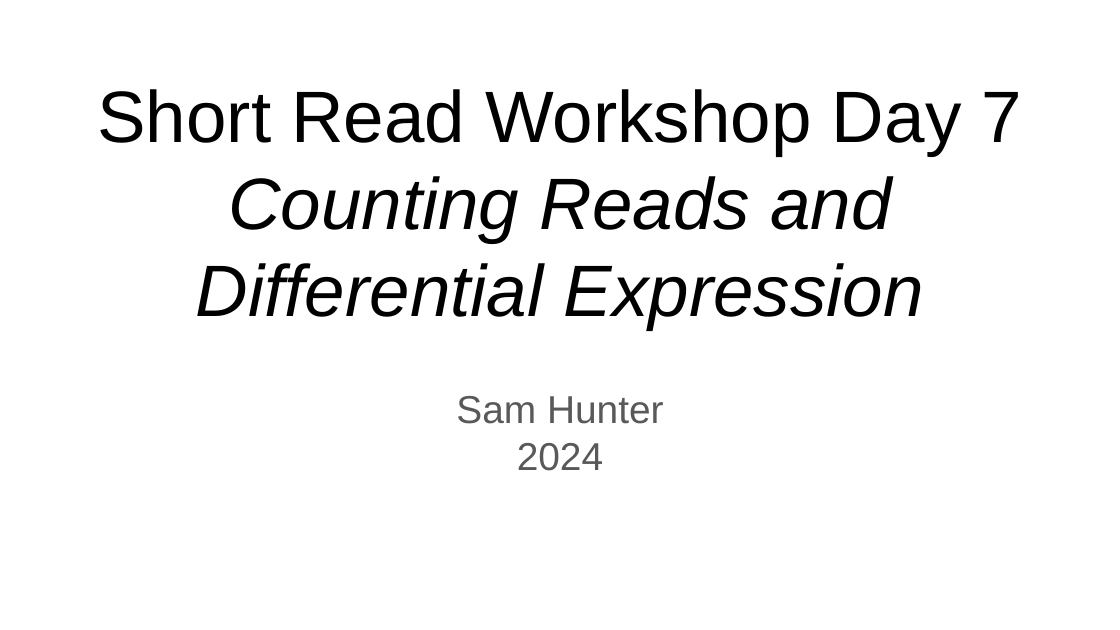
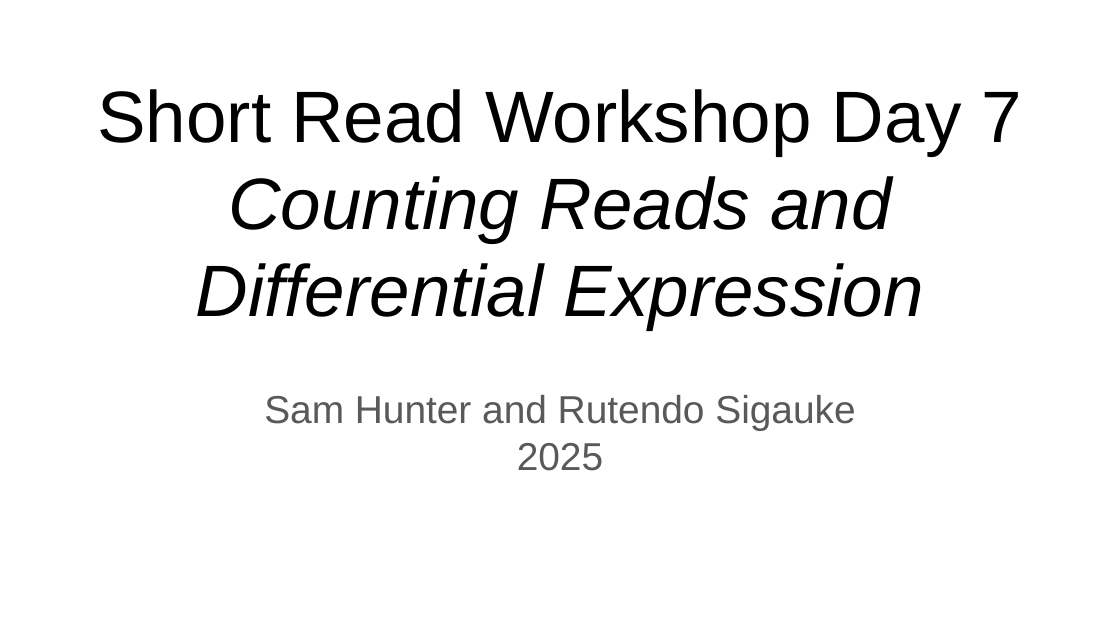
Before and after one commit to Dowell-Lab/srworkshop, a slide deck: slide 1 of projectB/day07/slides/Day7_slides.pptx. Drawn at 1120x630 pixels with LibreOffice and Linux fonts; fonts in the diff are those of the drawing. Boxes give left, top, right and bottom in pixels: in the first picture for what was removed or moved away, otherwise in the second. Text is boxed around its words. In the diff, an @@ line names an element or a change of style, - is before the commit and + after.

Commit message:
Updating Day7 slides and including the raw powerpoint slides.

```diff
--- a/projectB/day07/slides/Day7_slides.pptx
+++ b/projectB/day07/slides/Day7_slides.pptx
@@ subtitle at bbox=[264, 395, 855, 471]: text changed @@
-Sam Hunter
-2024
+Sam Hunter and Rutendo Sigauke
+2025
```
Also in this commit, not shown: 1 other file.
